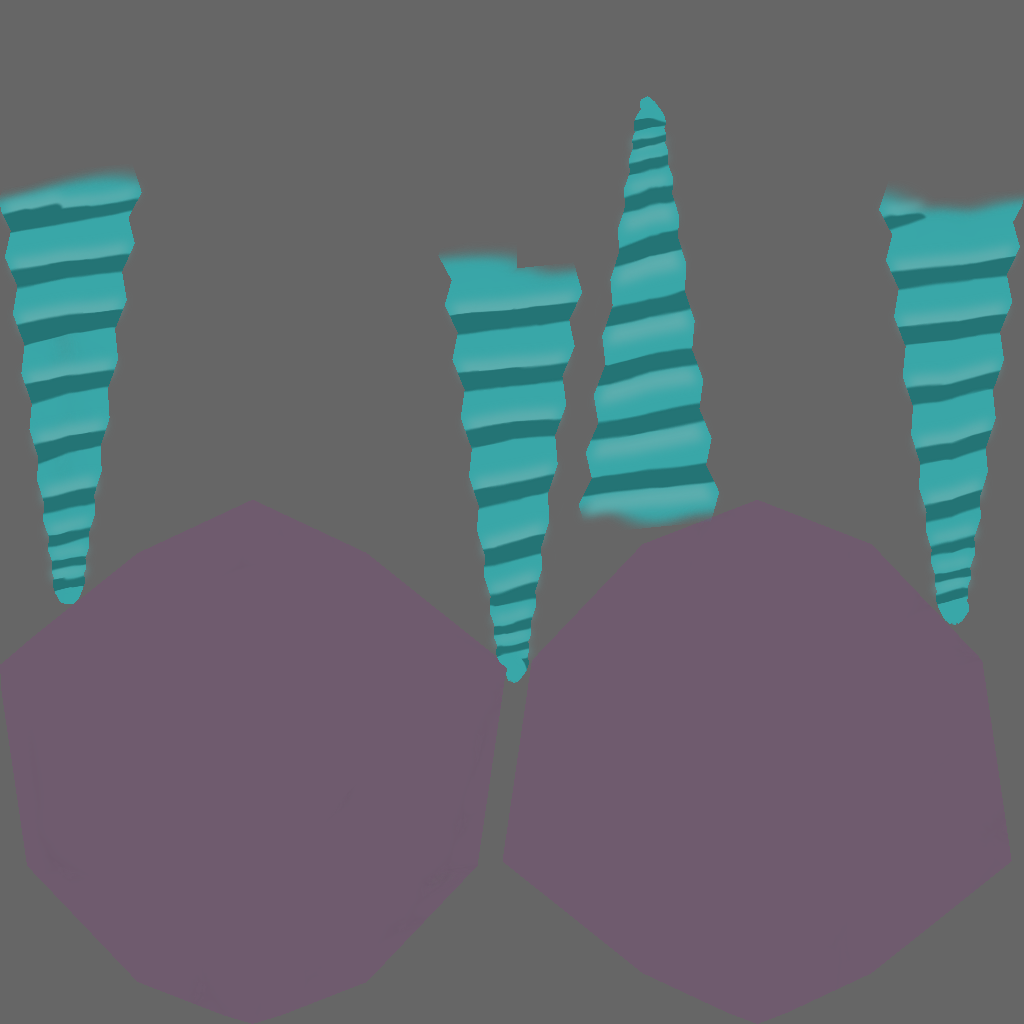
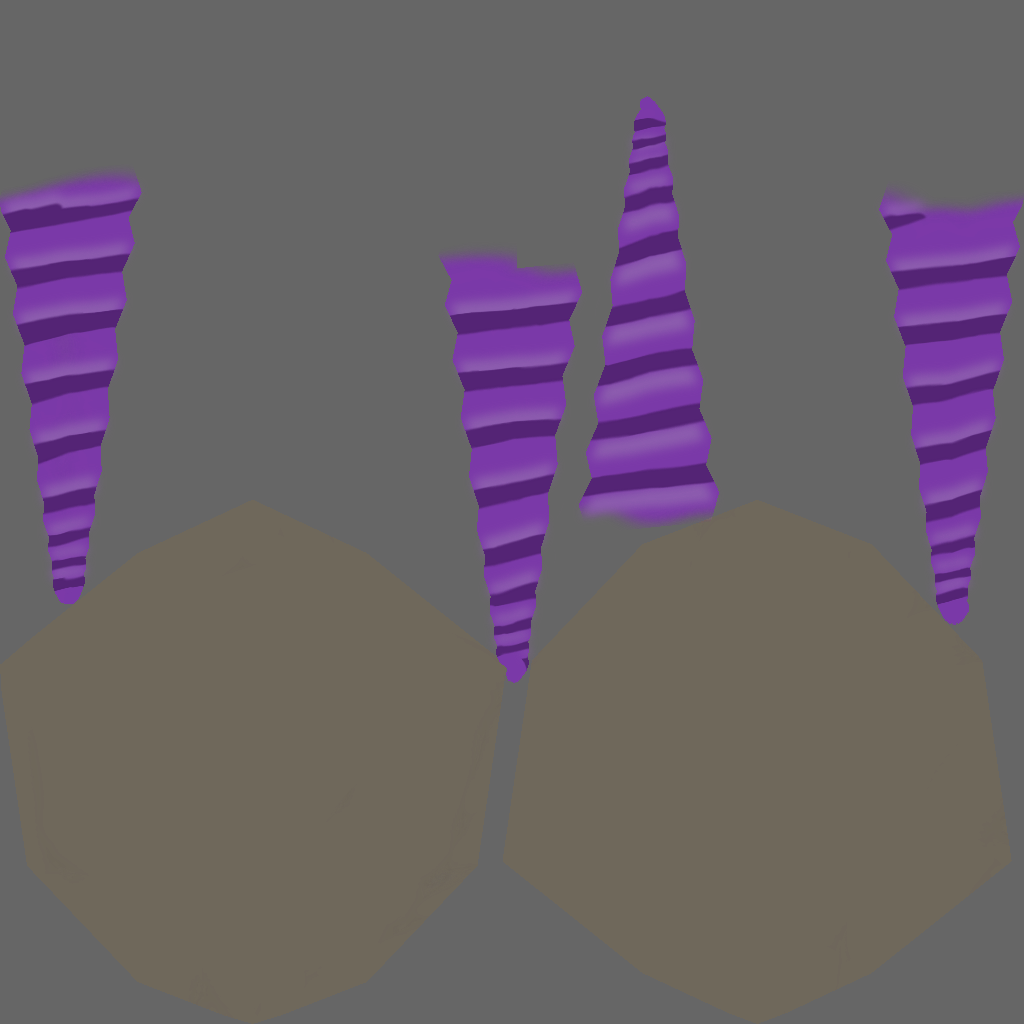
Layers edited between the first and the second 1024px x 1024px image:
pixels changed over [0, 96, 1024, 1024] (layer not identified)
